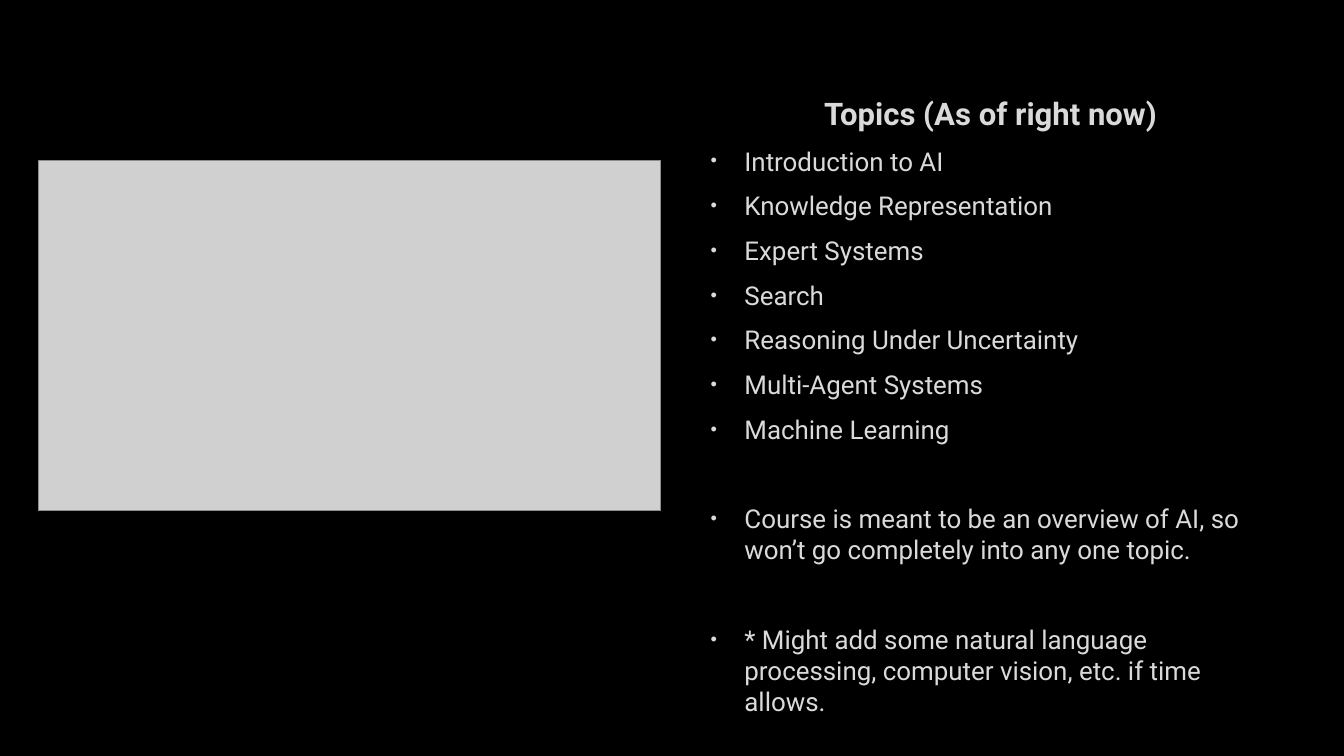
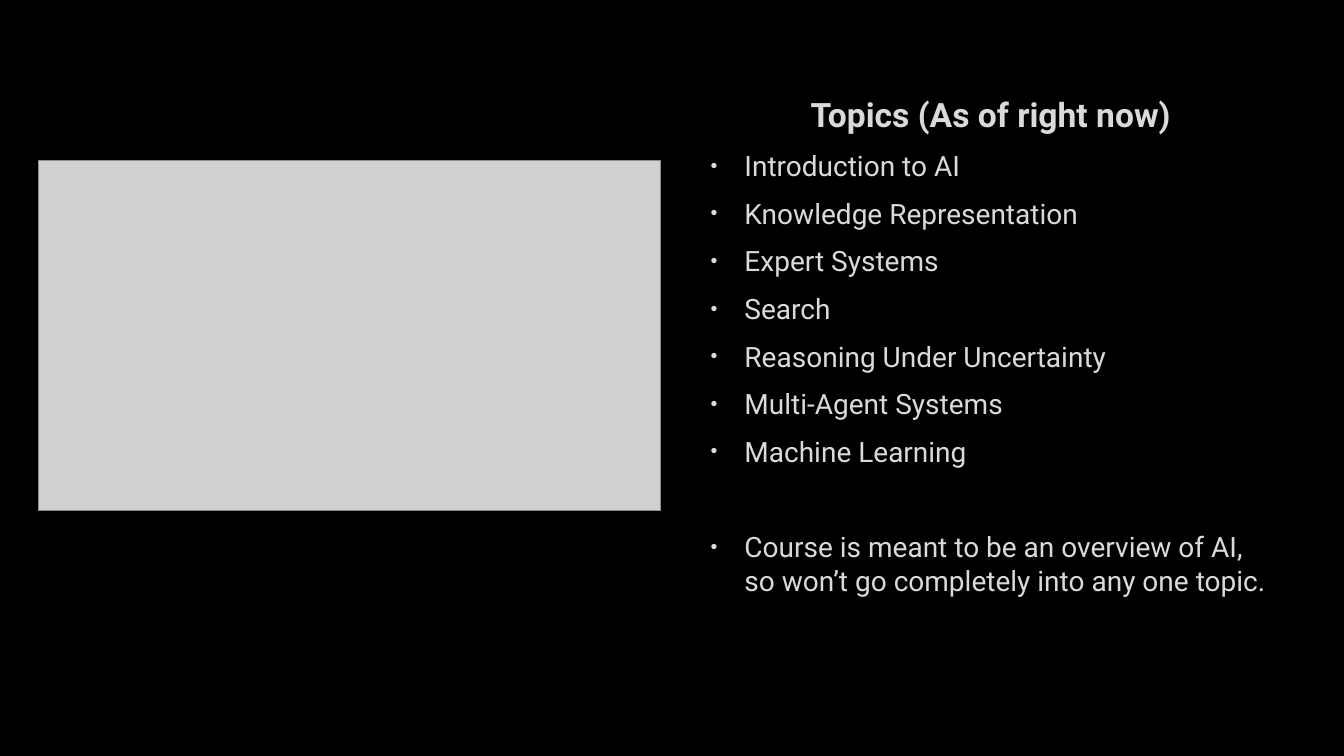
Before and after one commit to markfloryan/AI, a slide deck: slide 7 of slides/01-CourseIntroduction.pptx (slide 6 before the commit). Drawn at 1344x756 pixels with LibreOffice and Linux fonts; fonts in the diff are those of the drawing; grey boxes stand for pictures; background and template pictures are left out. Boxes give left, top, right and bottom in pixels: in the first picture for what was removed or moved away, otherwise in the second. Text is boxed around its words. In the diff, an @@ line names an element or a change of style, - is before the commit and + after.

Commit message:
new course intro, no pdf of first slide deck.

```diff
--- a/slides/01-CourseIntroduction.pptx
+++ b/slides/01-CourseIntroduction.pptx
@@ text "Topics (As of right now)" at (744, 100, 1265, 597): size 22.2 to 24 pt in "Topics (As of right now)"; size 18.5 to 20 pt @@
@@ text at (744, 629, 1201, 712): paragraph removed @@
-• * Might add some natural language processing, computer vision, etc. if time allows.
```
Also in this commit, not shown: 6 other slides changed, 4 slides added, 3 slides removed, 11 other files.
